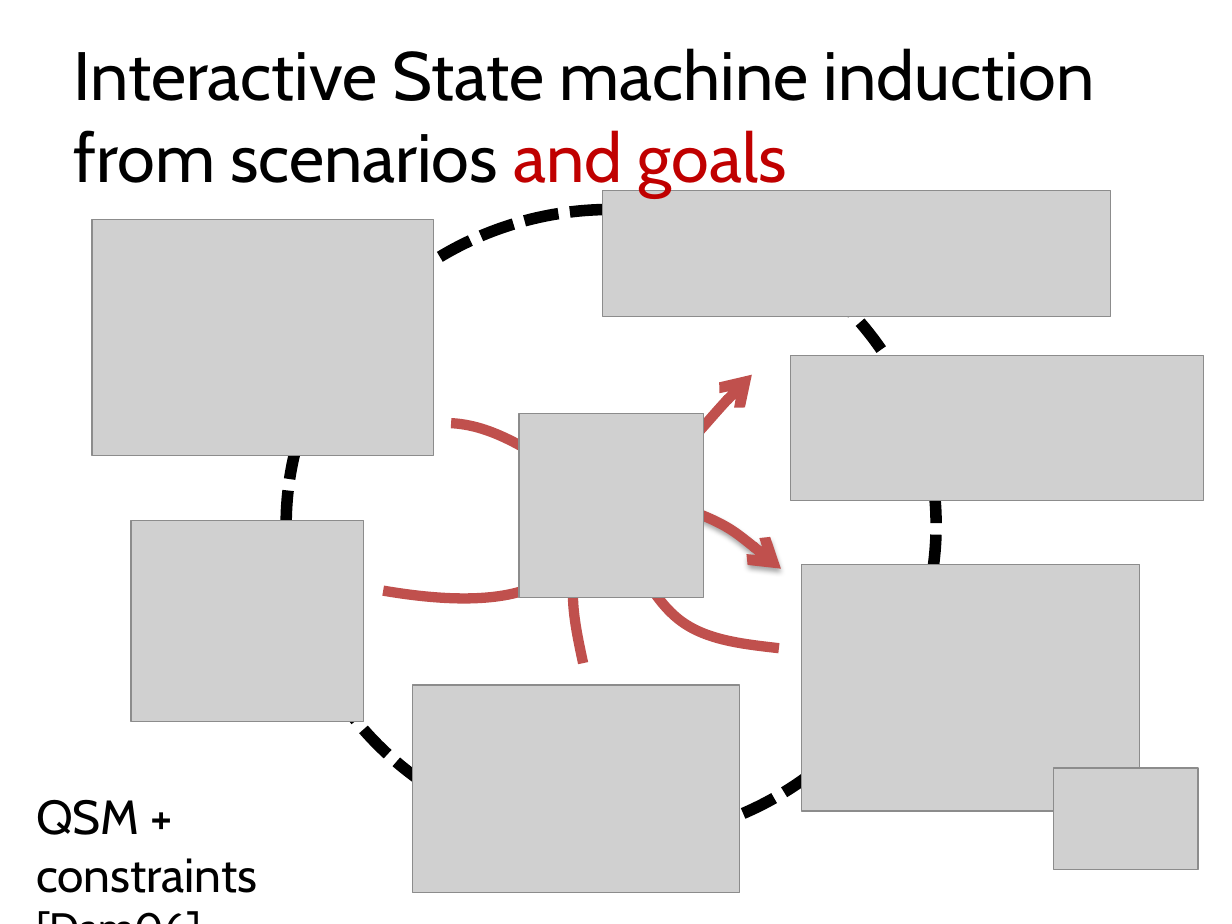
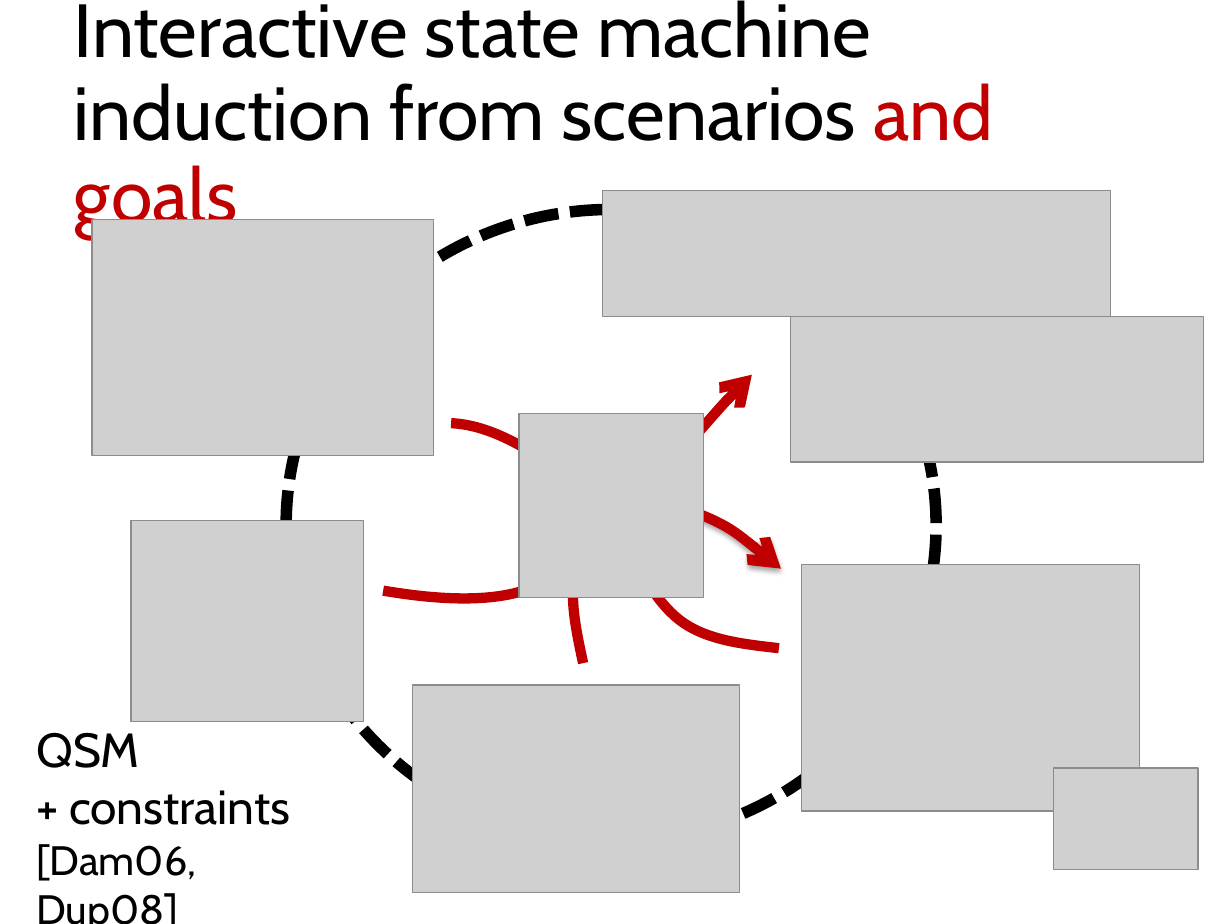
Before and after one commit to blambeau/phd, a slide deck: slide 38 of public-defense/slides.pptx (slide 36 before the commit). Drawn at 1232x924 pixels with LibreOffice and Linux fonts; fonts in the diff are those of the drawing; grey boxes stand for pictures. Boxes give left, top, right and bottom in pixels: in the first picture for what was removed or moved away, otherwise in the second. Text is boxed around its words. In the diff, an @@ line names an element or a change of style, - is before the commit and + after.

Commit message:
Scenario questions revisited

```diff
--- a/public-defense/slides.pptx
+++ b/public-defense/slides.pptx
@@ title at (x1=74, y1=0, x2=994, y2=238): text changed; size 40 to 44 pt @@
-Interactive State machine induction from scenarios and goals
+Interactive state machine induction from scenarios and goals
@@ picture moved from (x1=791, y1=355, x2=1204, y2=500) to (x1=791, y1=317, x2=1204, y2=462) @@
@@ outline #C0504D 6 pt to #C00000 6 pt in 5 elements at (x1=568, y1=477, x2=647, y2=663), (x1=451, y1=375, x2=752, y2=492), (x1=620, y1=501, x2=781, y2=569), (x1=598, y1=529, x2=799, y2=663), (x1=383, y1=414, x2=635, y2=676) @@
@@ text at (x1=36, y1=732, x2=290, y2=881): text changed @@
-QSM + constraints
-[Dam06]
+QSM
++ constraints
+[Dam06, Dup08]
```
Also in this commit, not shown: 39 other slides changed, 15 slides added, 1 slide removed, 3 other files.
